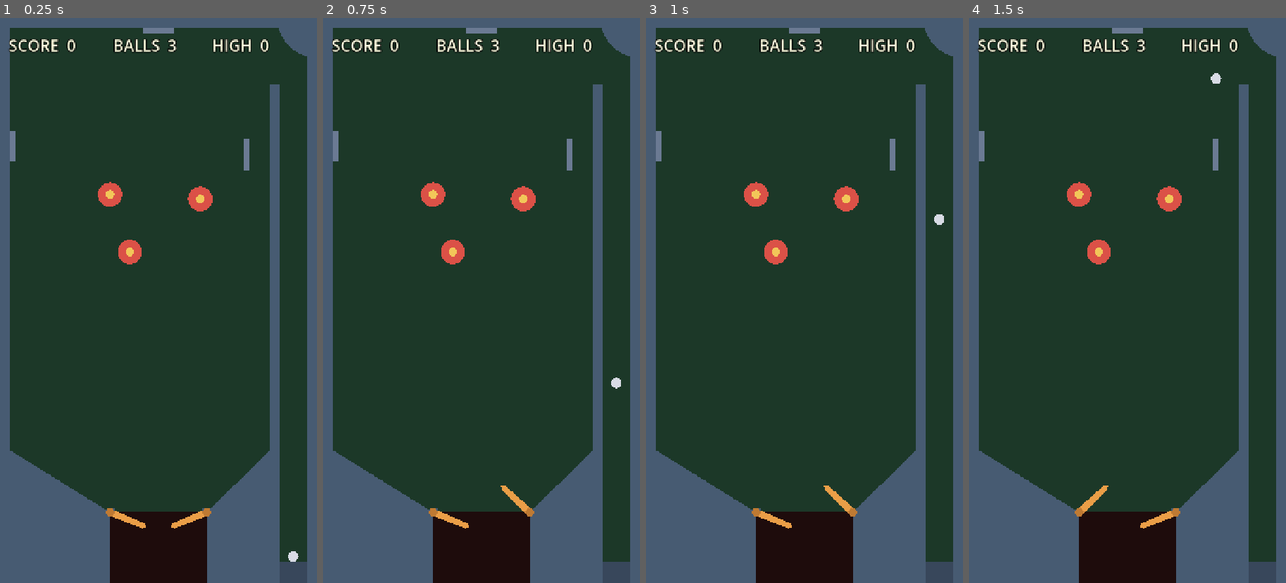
Above: before the commit, frames 1-4 (left to right).
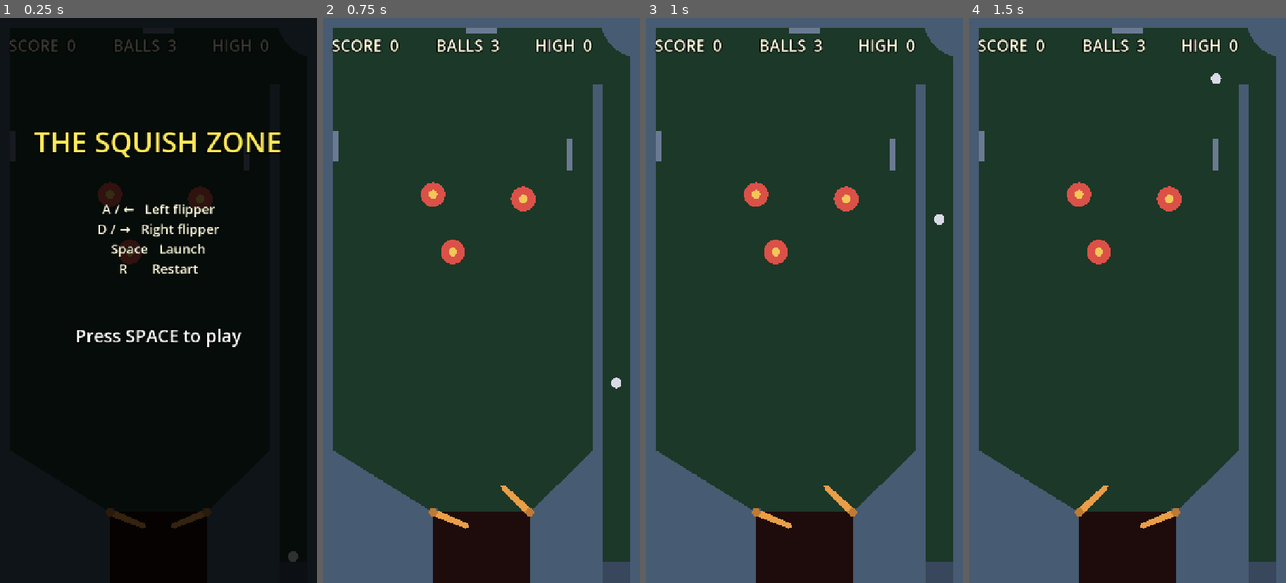
Above: after the commit, the same moments.

Repository: StephenForte/The-Squishy-Pinball-Machine
Game: Godot game, scene res://scenes/main.tscn
Two runs of this game, one before a commit and one after it. Both use one fixed random seed, a clock stepped at 60 frames per second and the inputs below.
Inputs:
- Up to frame 1 (0.25 s): no input
- Up to frame 2 (0.75 s): tap Space (launch_ball) at 0.5 s; hold D (flipper_right) from 0.53 s (still down); hold Space (launch_ball) from 0.53 s (still down)
- Up to frame 3 (1 s): keep holding D (flipper_right); keep holding Space (launch_ball)
- Up to frame 4 (1.5 s): release D (flipper_right) at 1.28 s; release Space (launch_ball) at 1.28 s; hold A (flipper_left) from 1.28 s (still down); tap Space (launch_ball) at 1.35 s

The runs differ from the first frame. In frame 1, 96% of the frame differs, in the area x 0-100%, y 0-100%; in frame 2, nothing differs; in frame 3, nothing differs; in frame 4, nothing differs.

Commit message:
T7b: add title screen overlay with launch-on-first-Space
Shows table name and controls at startup; dismisses on first launch_ball
without swallowing input so the ball launches in the same press.

Co-authored-by: Cursor <cursoragent@cursor.com>

Diff:
--- a/scenes/main.tscn
+++ b/scenes/main.tscn
@@ -1,9 +1,10 @@
-[gd_scene load_steps=5 format=3 uid="uid://c8xk2m5n7pqr1"]
+[gd_scene load_steps=6 format=3 uid="uid://c8xk2m5n7pqr1"]
 
 [ext_resource type="Script" path="res://scripts/main.gd" id="1_main"]
 [ext_resource type="PackedScene" path="res://scenes/table.tscn" id="2_table"]
 [ext_resource type="PackedScene" path="res://scenes/ui/hud.tscn" id="3_hud"]
 [ext_resource type="PackedScene" path="res://scenes/ui/game_over.tscn" id="4_game_over"]
+[ext_resource type="PackedScene" path="res://scenes/ui/title.tscn" id="5_title"]
 
 [node name="Main" type="Node2D"]
 script = ExtResource("1_main")
@@ -13,3 +14,5 @@
 [node name="HUD" parent="." instance=ExtResource("3_hud")]
 
 [node name="GameOver" parent="." instance=ExtResource("4_game_over")]
+
+[node name="Title" parent="." instance=ExtResource("5_title")]
--- /dev/null
+++ b/scenes/ui/title.tscn
@@ -0,0 +1,61 @@
+[gd_scene load_steps=2 format=3 uid="uid://d4m8title7scene"]
+
+[ext_resource type="Script" path="res://scripts/ui/title.gd" id="1_title"]
+
+[node name="Title" type="CanvasLayer"]
+layer = 15
+script = ExtResource("1_title")
+
+[node name="Shade" type="ColorRect" parent="."]
+anchors_preset = 15
+anchor_right = 1.0
+anchor_bottom = 1.0
+grow_horizontal = 2
+grow_vertical = 2
+mouse_filter = 2
+color = Color(0, 0, 0, 0.78)
+
+[node name="TableNameLabel" type="Label" parent="."]
+offset_left = 40.0
+offset_top = 220.0
+offset_right = 680.0
+offset_bottom = 340.0
+mouse_filter = 2
+theme_override_colors/font_color = Color(1, 0.92, 0.35, 1)
+theme_override_colors/font_outline_color = Color(0, 0, 0, 1)
+theme_override_constants/outline_size = 10
+theme_override_font_sizes/font_size = 64
+text = "THE SQUISH ZONE"
+horizontal_alignment = 1
+vertical_alignment = 1
+
+[node name="ControlsLabel" type="Label" parent="."]
+offset_left = 80.0
+offset_top = 380.0
+offset_right = 640.0
+offset_bottom = 620.0
+mouse_filter = 2
+theme_override_colors/font_color = Color(1, 1, 0.88, 1)
+theme_override_colors/font_outline_color = Color(0, 0, 0, 1)
+theme_override_constants/outline_size = 6
+theme_override_font_sizes/font_size = 30
+text = "A / ←   Left flipper
+D / →   Right flipper
+Space   Launch
+R       Restart"
+horizontal_alignment = 1
+vertical_alignment = 1
+
+[node name="PlayHintLabel" type="Label" parent="."]
+offset_left = 40.0
+offset_top = 680.0
+offset_right = 680.0
+offset_bottom = 760.0
+mouse_filter = 2
+theme_override_colors/font_color = Color(1, 1, 1, 1)
+theme_override_colors/font_outline_color = Color(0, 0, 0, 1)
+theme_override_constants/outline_size = 8
+theme_override_font_sizes/font_size = 40
+text = "Press SPACE to play"
+horizontal_alignment = 1
+vertical_alignment = 1
--- /dev/null
+++ b/scripts/ui/title.gd
@@ -0,0 +1,15 @@
+extends CanvasLayer
+
+var _dismissed := false
+
+
+func _ready() -> void:
+	visible = true
+
+
+func _unhandled_input(event: InputEvent) -> void:
+	if _dismissed:
+		return
+	if event.is_action_pressed("launch_ball"):
+		_dismissed = true
+		visible = false
--- /dev/null
+++ b/tests/title_test.gd
@@ -0,0 +1,184 @@
+extends SceneTree
+
+const SAVE_PATH := "user://highscore.save"
+
+var _cases_passed: int = 0
+
+
+func _initialize() -> void:
+	_run.call_deferred()
+
+
+func _run() -> void:
+	_delete_save()
+	var game := root.get_node_or_null("Game")
+	if game == null:
+		_fail("could not acquire Game autoload")
+		return
+	game.high_score = 0
+	game.restart()
+	await process_frame
+
+	change_scene_to_file("res://scenes/main.tscn")
+	await process_frame
+	await process_frame
+
+	var main := current_scene
+	if main == null:
+		_fail("main scene did not load")
+		return
+
+	_silence_table_drain(main)
+
+	if not await _case_1_initial(main):
+		return
+	if not await _case_2_launch(main):
+		return
+	if not await _case_3_restart_title_stays_hidden(main, game):
+		return
+
+	change_scene_to_file("res://scenes/main.tscn")
+	await process_frame
+	await process_frame
+	main = current_scene
+	if main == null:
+		_fail("main scene did not reload for case 4")
+		return
+	_silence_table_drain(main)
+	if not await _case_4_flipper_while_title(main):
+		return
+
+	print("TITLE PASS cases=%d" % _cases_passed)
+	quit(0)
+
+
+func _case_1_initial(main: Node) -> bool:
+	var title := _require_node(main, "Title")
+	var game_over := _require_node(main, "GameOver")
+	if title == null or game_over == null:
+		return false
+	if not title.visible:
+		return _fail("case 1: Title should be visible at start")
+	if game_over.visible:
+		return _fail("case 1: GameOver should be hidden at start")
+	_cases_passed += 1
+	print("TITLE case 1 pass")
+	return true
+
+
+func _case_2_launch(main: Node) -> bool:
+	var title := _require_node(main, "Title")
+	if title == null:
+		return false
+	var ball := await _wait_lane_ball(main)
+	if ball == null:
+		return false
+	var ev := InputEventAction.new()
+	ev.action = "launch_ball"
+	ev.pressed = true
+	main.get_viewport().push_input(ev)
+	var launched := false
+	for _f in 5:
+		await physics_frame
+		if bool(ball.get("launched")):
+			launched = true
+			break
+	ev.pressed = false
+	main.get_viewport().push_input(ev)
+	if title.visible:
+		return _fail("case 2: Title should be hidden after launch_ball")
+	if not launched:
+		return _fail(
+			"case 2: ball was not launched within 5 frames (title may have swallowed input)"
+		)
+	_cases_passed += 1
+	print("TITLE case 2 pass")
+	return true
+
+
+func _case_3_restart_title_stays_hidden(main: Node, game: Node) -> bool:
+	var title := _require_node(main, "Title")
+	if title == null:
+		return false
+	for _i in 3:
+		game.on_ball_drained()
+		await physics_frame
+		await process_frame
+	game.restart()
+	await process_frame
+	await process_frame
+	if title.visible:
+		return _fail("case 3: Title should stay hidden after restart")
+	_cases_passed += 1
+	print("TITLE case 3 pass")
+	return true
+
+
+func _case_4_flipper_while_title(main: Node) -> bool:
+	var title := _require_node(main, "Title")
+	var flipper := main.get_node_or_null("Table/FlipperLeft")
+	if title == null:
+		return false
+	if flipper == null:
+		return _fail("case 4: missing Table/FlipperLeft")
+	if not title.visible:
+		return _fail("case 4: Title should be visible")
+	var angle_before: float = flipper.rotation
+	Input.action_press("flipper_left")
+	for _i in 10:
+		await physics_frame
+	Input.action_release("flipper_left")
+	if absf(flipper.rotation - angle_before) < 0.01:
+		return _fail("case 4: flipper did not move while title visible")
+	_cases_passed += 1
+	print("TITLE case 4 pass")
+	return true
+
+
+func _wait_lane_ball(main: Node) -> Node:
+	var table := main.get_node_or_null("Table")
+	if table == null:
+		_fail("missing Table node")
+		return null
+	var ball: Node = null
+	for node in get_nodes_in_group("ball"):
+		if node is Node2D and is_instance_valid(node):
+			var pos: Vector2 = (node as Node2D).global_position
+			if pos.x > 620.0 and pos.y > 1100.0:
+				ball = node
+				break
+	if ball == null:
+		_fail("no lane ball available")
+		return null
+	while is_instance_valid(ball) and not bool(ball.get("_ccd_ready")):
+		await physics_frame
+	return ball if is_instance_valid(ball) else null
+
+
+func _silence_table_drain(main: Node) -> void:
+	var table := main.get_node_or_null("Table")
+	if table == null:
+		return
+	var drain := table.get_node_or_null("Drain")
+	if drain != null and drain is Area2D:
+		(drain as Area2D).monitoring = false
+
+
+func _require_node(root_node: Node, node_name: String) -> Node:
+	var node := root_node.find_child(node_name, true, false)
+	if node == null:
+		_fail("missing node %s" % node_name)
+	return node
+
+
+func _delete_save() -> void:
+	var dir := DirAccess.open("user://")
+	if dir != null and dir.file_exists("highscore.save"):
+		dir.remove("highscore.save")
+
+
+func _fail(message: String) -> bool:
+	push_error("TITLE FAIL %s" % message)
+	print("TITLE FAIL %s" % message)
+	quit(1)
+	return false
Not shown, added: scripts/ui/title.gd.uid
Not shown, added: tests/title_test.gd.uid
